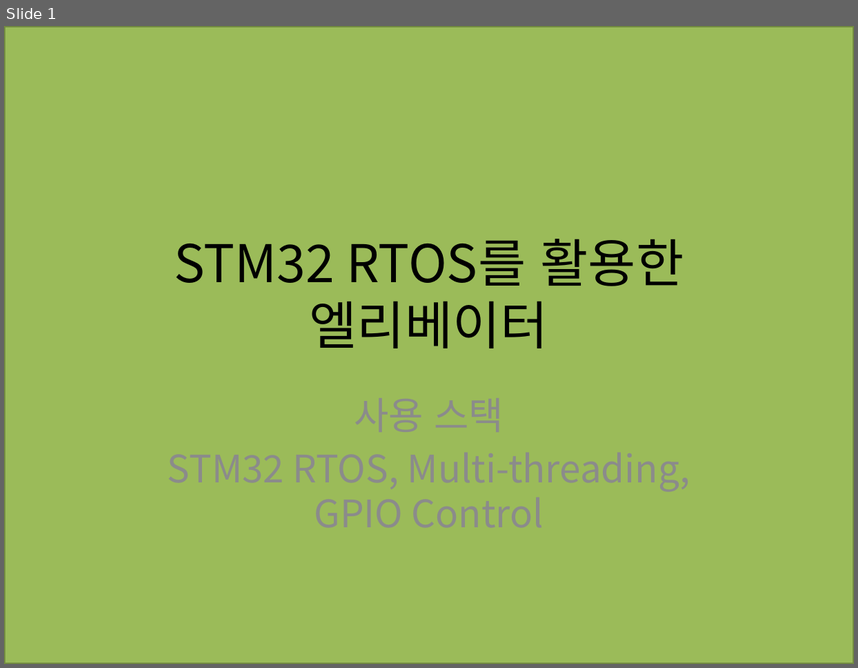
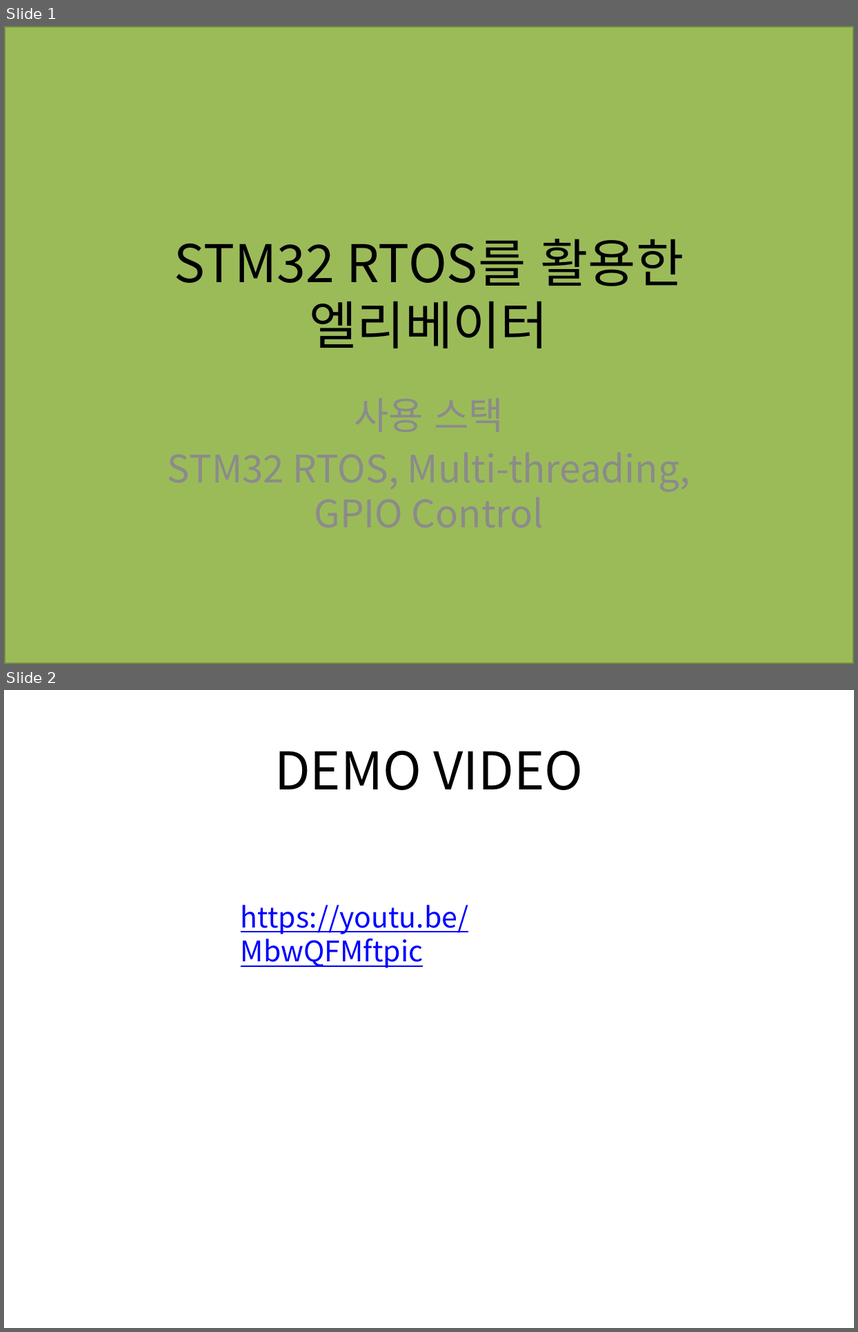
Before and after one commit to woochang0110/STM32_Elevator, a slide deck: Document/Elevator_ppt_final.pptx. Shown one above the other, each under a label of ours: slide 1 before the commit, slides 1 and 2 after it. The pictures are 858x668 and 858x1332 pixels, drawn with LibreOffice and Linux fonts; fonts in the diff are those of the drawing. Boxes give left, top, right and bottom in pixels: in the first picture for what was removed or moved away, otherwise in the second. Text is boxed around its words. In the diff, an @@ line names an element or a change of style, - is before the commit and + after.

```diff
--- a/Document/Elevator_ppt_final.pptx
+++ b/Document/Elevator_ppt_final.pptx
@@ slide 2 added at [4, 690, 854, 1328], background #FFFFFF @@
@@ title added at [274, 751, 583, 790], 44 pt, text #000000 @@
+DEMO VIDEO
@@ text added at [241, 905, 468, 968], 24 pt, text #0000FF, underline @@
+https://youtu.be/MbwQFMftpic
```
Also in this commit, not shown: 2 slides changed, 1 other slide added, 1 slide removed, 5 other files.
